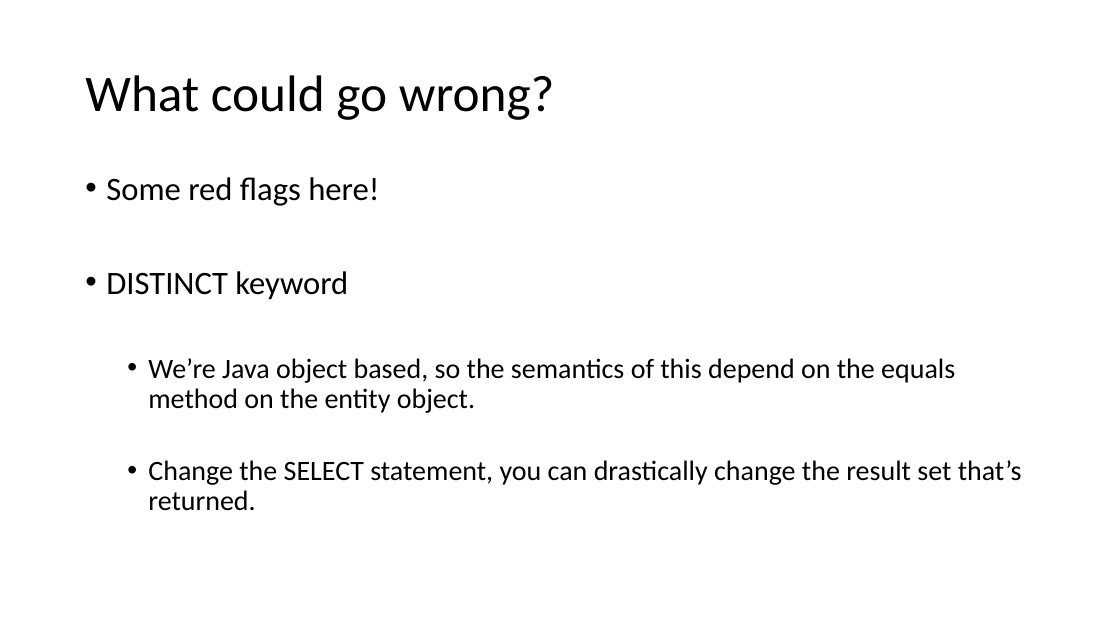
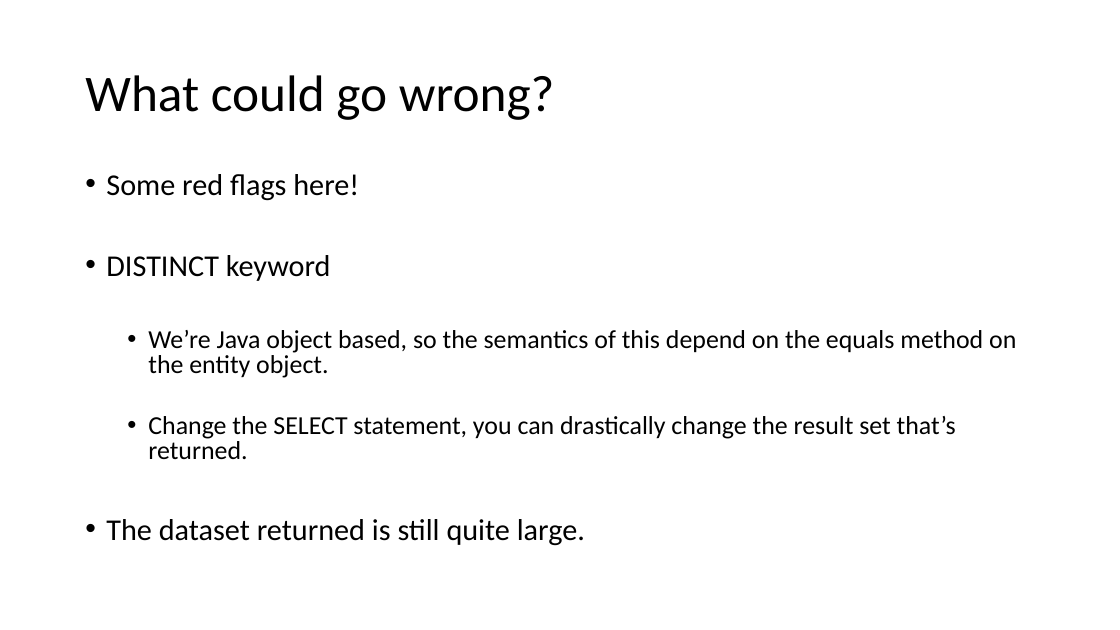
Before and after one commit to sfaria/jpa-demo, a slide deck: slide 16 of JPA-JPQL Query Performance.pptx. Drawn at 1120x630 pixels with LibreOffice and Linux fonts; fonts in the diff are those of the drawing. Boxes give left, top, right and bottom in pixels: in the first picture for what was removed or moved away, otherwise in the second. Text is boxed around its words. In the diff, an @@ line names an element or a change of style, - is before the commit and + after.

Commit message:
Slides

```diff
--- a/JPA-JPQL Query Performance.pptx
+++ b/JPA-JPQL Query Performance.pptx
@@ text at bbox=[106, 174, 1016, 459]: size 28 to 25.9 pt in "Some red flags here!", "DISTINCT keyword"; size 24 to 22.2 pt in "We’re Java object based, so the semantics ...", "Change the SELECT statement, you can drastically ..."; line spacing 0.9 to 0.8 @@
@@ text at bbox=[106, 519, 585, 546]: paragraph added @@
+• The dataset returned is still quite large.
```
